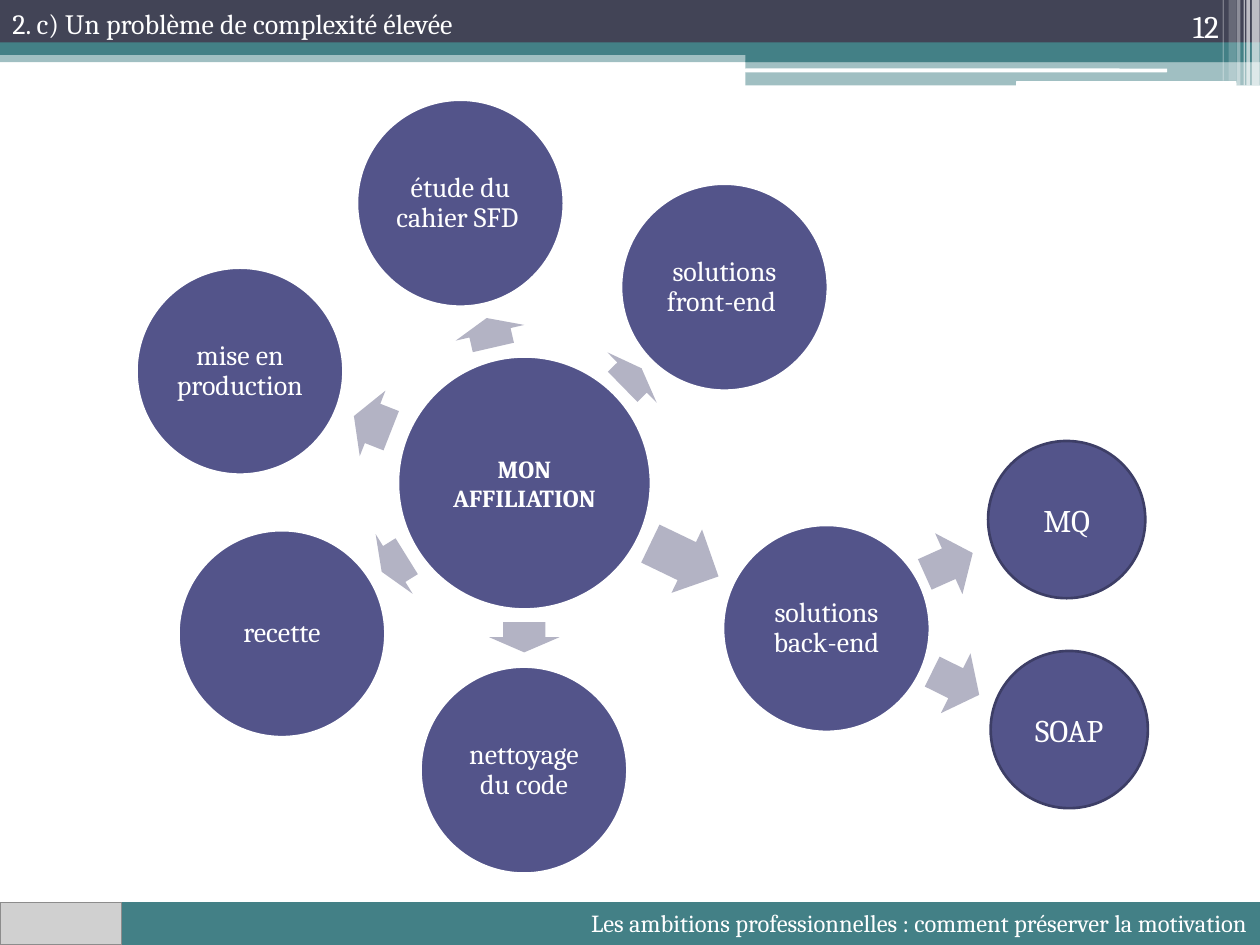
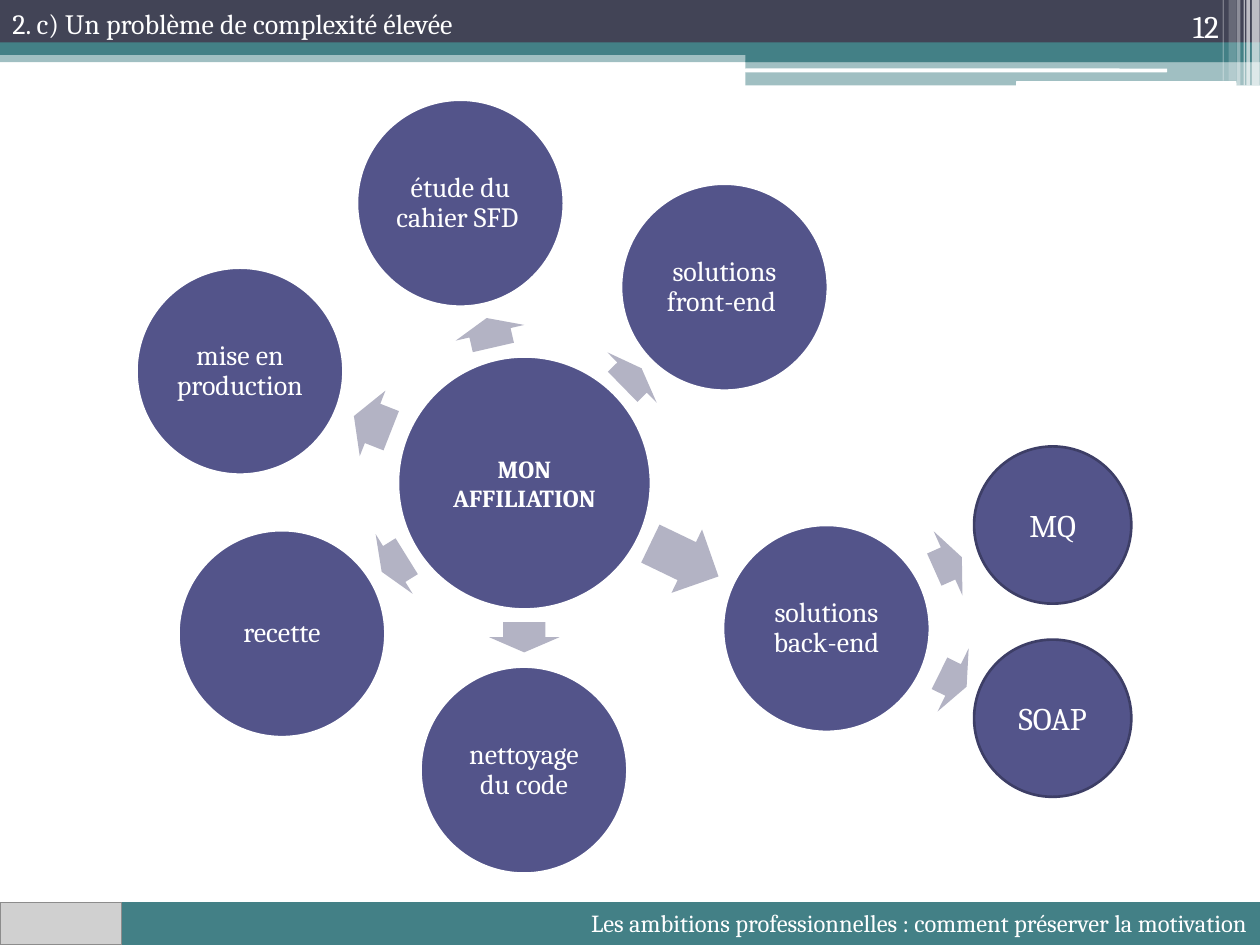
Before and after one commit to lioubouchkin/soutenance, a slide deck: slide 12 of Soutenance.pptx. Drawn at 1260x945 pixels with LibreOffice and Linux fonts; fonts in the diff are those of the drawing; grey boxes stand for pictures. Boxes give left, top, right and bottom in pixels: in the first picture for what was removed or moved away, otherwise in the second. Text is boxed around its words. In the diff, an @@ line names an element or a change of style, - is before the commit and + after.

```diff
--- a/Soutenance.pptx
+++ b/Soutenance.pptx
@@ ellipse "MQ": place and size @@
-ellipse "MQ" at [988,441,1145,598]
+ellipse "MQ" at [974,446,1131,604]
@@ right arrow: place and size @@
-right arrow at [911,523,987,605]
+right arrow at [919,525,976,602]
@@ right arrow: place and size @@
-right arrow at [918,642,995,725]
+right arrow at [923,642,982,719]
@@ ellipse "SOAP": place and size @@
-ellipse "SOAP" at [990,651,1148,809]
+ellipse "SOAP" at [974,640,1131,798]
```
Also in this commit, not shown: 1 other slide changed, 4 slides added, 8 other files.
